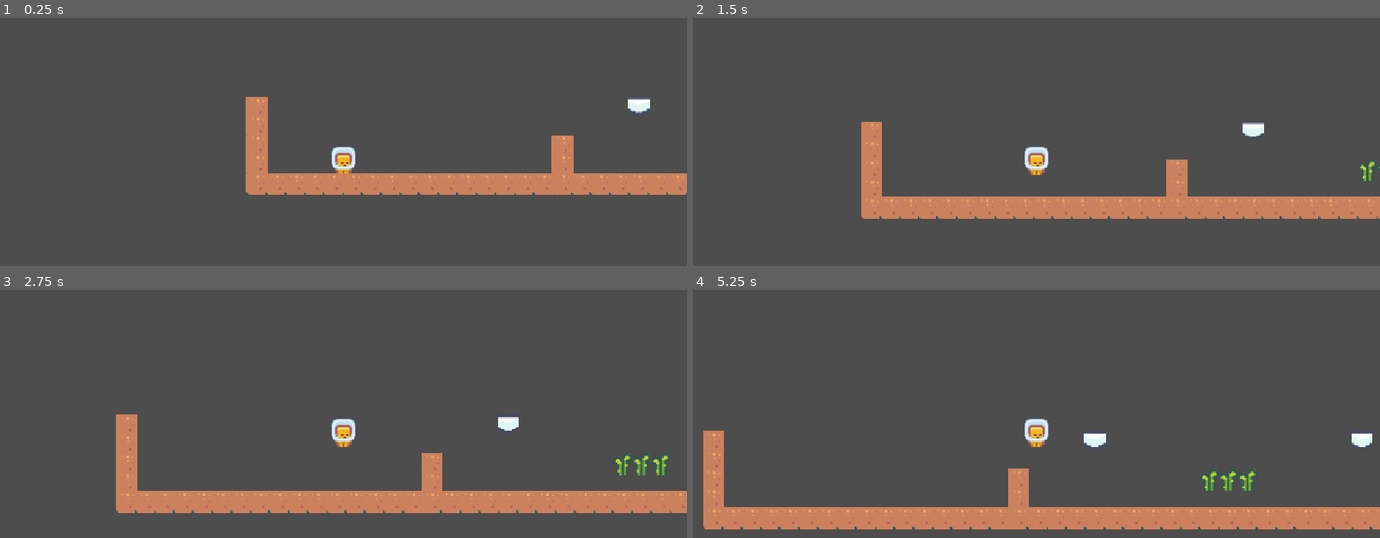
Above: before the commit, frames 1-4 (two rows, left to right).
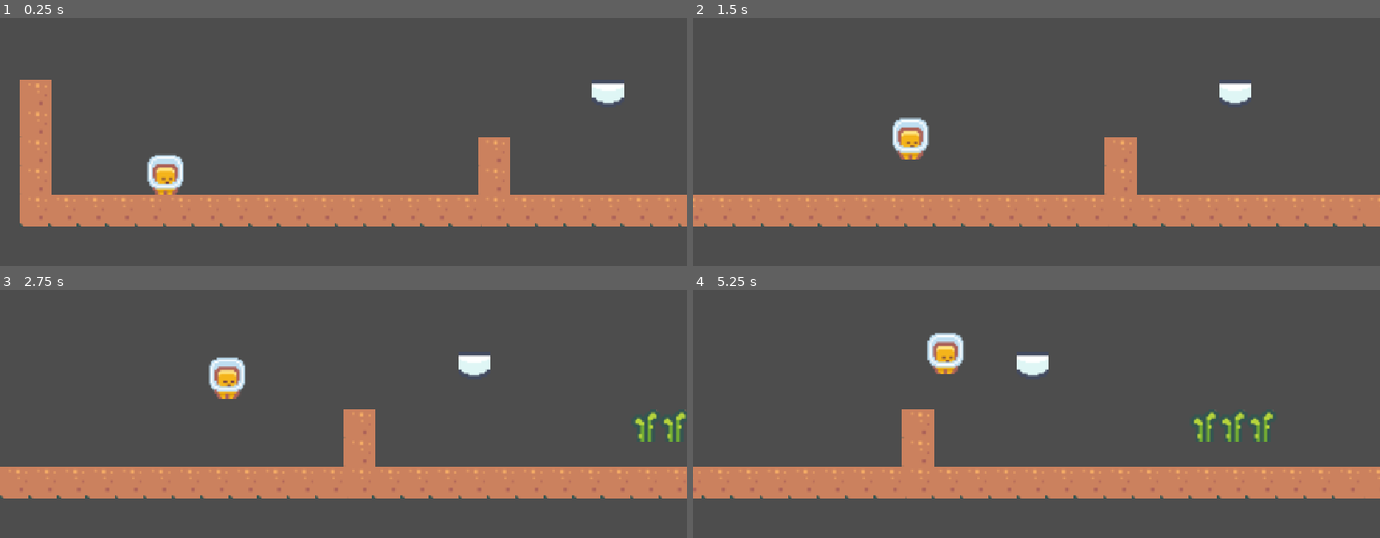
Above: after the commit, the same moments.

Repository: enreysen/GameDevProject1
Game: Godot game, scene res://Scenes/main.tscn
Same seed, same stepped clock (60 frames per second), same inputs: the game is played once before the commit and once after it. Before the commit the project starts from res://main.tscn.
Inputs:
- Up to frame 1 (0.25 s): no input
- Up to frame 2 (1.5 s): hold Space (jump) 0.53-1.28 s; hold D (move_right) from 0.53 s (still down); tap Space (jump) at 1.35 s
- Up to frame 3 (2.75 s): tap Space (jump) at 1.52, 1.82 s; release D (move_right) at 2.03 s; hold A (move_left) from 2.03 s (still down); hold Space (jump) from 2.03 s (still down)
- Up to frame 4 (5.25 s): release A (move_left) at 2.78 s; release Space (jump) at 2.78 s; hold D (move_right) 2.78-4.28 s; tap Space (jump) at 2.85, 3.02, 3.32, 4.35, 4.52, 4.82 s; hold Space (jump) 3.53-4.28 s; hold A (move_left) 4.28-5.03 s; hold D (move_right) from 5.03 s (still down); hold Space (jump) from 5.03 s (still down)

The runs differ from the first frame. In frame 1, 23% of the frame differs, in the area x 2-100%, y 24-85%; in frame 2, 11%; in frame 3, 19%; in frame 4, 25%, in the area x 0-100%, y 17-97%.

Commit message:
added moving wall with camera

Diff:
--- a/main.tscn
+++ b/Scenes/main.tscn
@@ -1,16 +1,22 @@
 [gd_scene format=4 uid="uid://b4xa7vxcm1d42"]
 
-[ext_resource type="PackedScene" uid="uid://c6nixe4dxbked" path="res://player.tscn" id="1_ig7tw"]
-[ext_resource type="TileSet" uid="uid://by8j8sx37s0ep" path="res://Sprites/Tiles/placeholder_tile_set.tres" id="2_0xm2m"]
-[ext_resource type="Script" uid="uid://u3gu6doouat0" path="res://player.gd" id="2_h2yge"]
+[ext_resource type="PackedScene" uid="uid://c6nixe4dxbked" path="res://Scenes/player.tscn" id="1_jjvhh"]
+[ext_resource type="Script" uid="uid://u3gu6doouat0" path="res://Scripts/player.gd" id="2_kry3j"]
+[ext_resource type="TileSet" uid="uid://by8j8sx37s0ep" path="res://Sprites/Tiles/placeholder_tile_set.tres" id="3_21xkr"]
+[ext_resource type="PackedScene" uid="uid://c6odshslp0owr" path="res://Scenes/moving_wall.tscn" id="4_jjvhh"]
+[ext_resource type="Script" uid="uid://ch4gqmbbxwjdx" path="res://Scripts/moving_wall.gd" id="5_kry3j"]
 
 [node name="Main" type="Node2D" unique_id=1515015212]
 
-[node name="Player" parent="." unique_id=67976220 instance=ExtResource("1_ig7tw")]
+[node name="Player" parent="." unique_id=67976220 instance=ExtResource("1_jjvhh")]
 position = Vector2(74, 527)
-script = ExtResource("2_h2yge")
+script = ExtResource("2_kry3j")
 
 [node name="TileMapLayer" type="TileMapLayer" parent="." unique_id=1534868249]
 position = Vector2(1, 0)
 tile_map_data = PackedByteArray("AAAAACIAAAAFAAAAAAABACIAAAAFAAAAAAACACIAAAAFAAAAAAADACIAAAAFAAAAAAAEACIAAAAFAAAAAAAFAC …(7344 unchanged characters)…
-tile_set = ExtResource("2_0xm2m")
+tile_set = ExtResource("3_21xkr")
+
+[node name="AnimatableBody2D" parent="." unique_id=1445278934 instance=ExtResource("4_jjvhh")]
+position = Vector2(354, 425)
+script = ExtResource("5_kry3j")
--- /dev/null
+++ b/Scenes/moving_wall.tscn
@@ -0,0 +1,14 @@
+[gd_scene format=3 uid="uid://c6odshslp0owr"]
+
+[sub_resource type="RectangleShape2D" id="RectangleShape2D_jcw0c"]
+size = Vector2(20, 469)
+
+[node name="AnimatableBody2D" type="AnimatableBody2D" unique_id=1445278934]
+
+[node name="CollisionShape2D" type="CollisionShape2D" parent="." unique_id=1863309159]
+position = Vector2(0, -26.5)
+shape = SubResource("RectangleShape2D_jcw0c")
+
+[node name="Camera2D" type="Camera2D" parent="." unique_id=1607622903]
+offset = Vector2(-180, 50)
+zoom = Vector2(3, 3)
--- a/player.tscn
+++ b/Scenes/player.tscn
@@ -15,7 +15,3 @@
 [node name="CollisionShape2D" type="CollisionShape2D" parent="." unique_id=885319215]
 position = Vector2(0, -2)
 shape = SubResource("RectangleShape2D_g5dd7")
-
-[node name="Camera2D" type="Camera2D" parent="." unique_id=2019193144]
-position = Vector2(0, -75)
-zoom = Vector2(2, 2)
--- /dev/null
+++ b/Scripts/moving_wall.gd
@@ -0,0 +1,11 @@
+extends AnimatableBody2D
+
+
+# Called when the node enters the scene tree for the first time.
+func _ready() -> void:
+	pass # Replace with function body.
+
+
+# Called every frame. 'delta' is the elapsed time since the previous frame.
+func _process(delta: float) -> void:
+	position.x += 1
--- a/player.gd
+++ b/Scripts/player.gd
@@ -26,15 +26,19 @@
 	# idea is player keeps moving forward
 	# they move faster if looking right, slower if looking left
 	if move_input == 1.0:
+		print("looing right")
 		velocity.x = 2 * move_speed
 	elif move_input == -1.0:
 		velocity.x = move_speed * 0.5
+		print("looking left")
 	else:
 		velocity.x = move_speed
 
 	if Input.is_action_pressed("jump") and is_on_floor():
 		velocity.y = -jump_force
+		print("jump")
 	elif Input.is_action_just_pressed("jump"):
 		velocity.y += -jump_force * .02
+		print("jump")
 
 	move_and_slide()
Not shown, added: Scripts/moving_wall.gd.uid
Renamed: player.gd.uid -> Scripts/player.gd.uid
